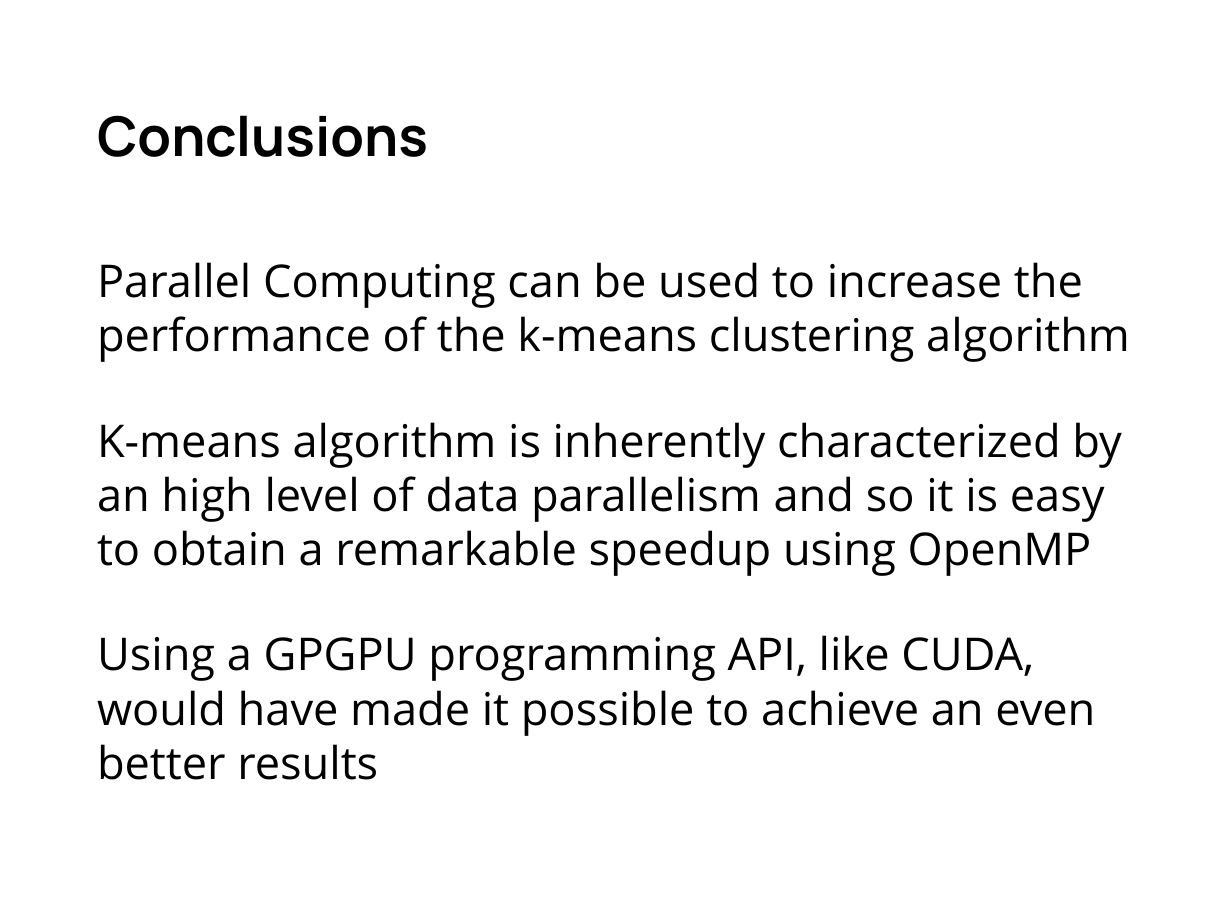
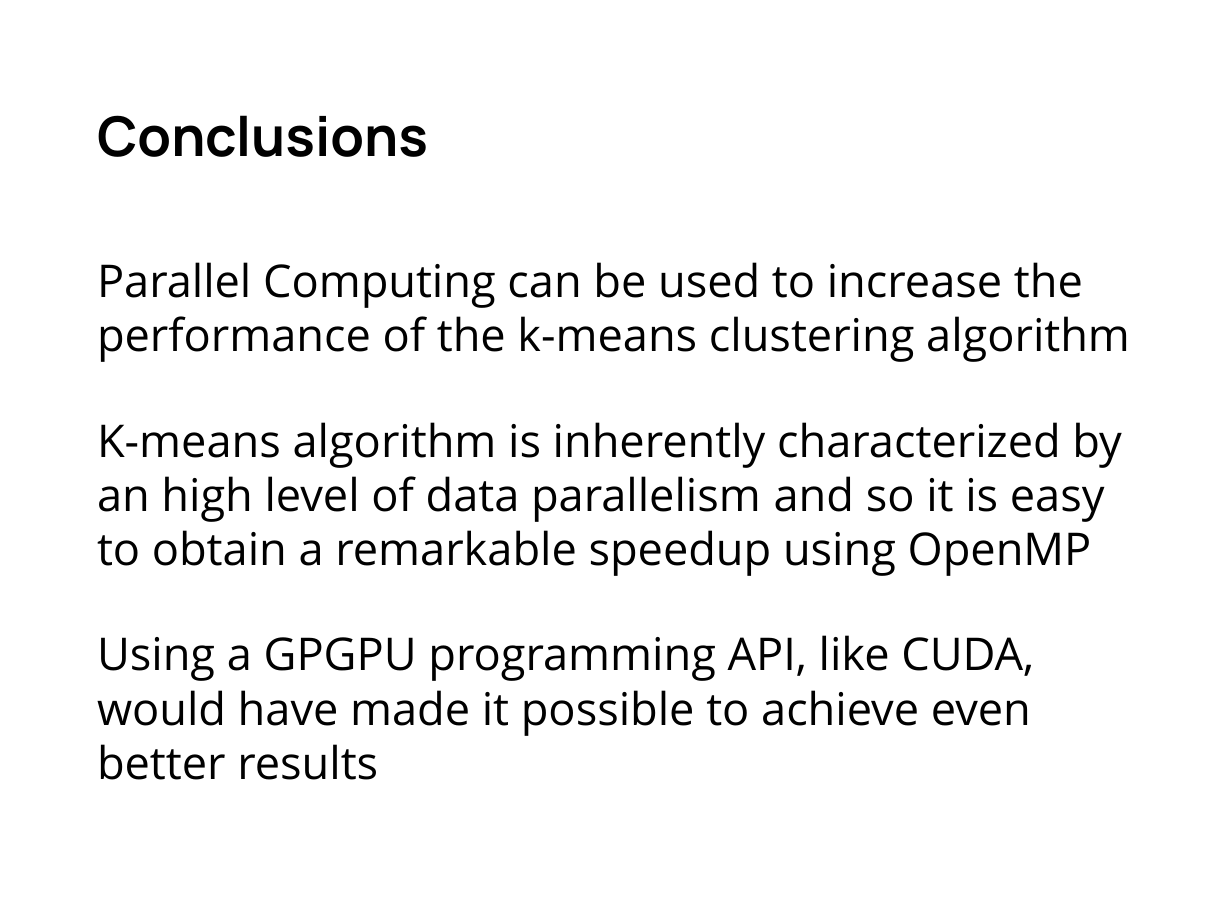
Before and after one commit to gabrielemirando/image-segmentation, a slide deck: slide 15 of docs/pres.pptx. Drawn at 1232x924 pixels with LibreOffice and Linux fonts; fonts in the diff are those of the drawing. Boxes give left, top, right and bottom in pixels: in the first picture for what was removed or moved away, otherwise in the second. Text is boxed around its words. In the diff, an @@ line names an element or a change of style, - is before the commit and + after.

Commit message:
presentation completed

```diff
--- a/docs/pres.pptx
+++ b/docs/pres.pptx
@@ text at [97, 635, 1034, 780]: text changed @@
-Using a GPGPU programming API, like CUDA, would have made it possible to achieve an even better results
+Using a GPGPU programming API, like CUDA, would have made it possible to achieve even better results
```
